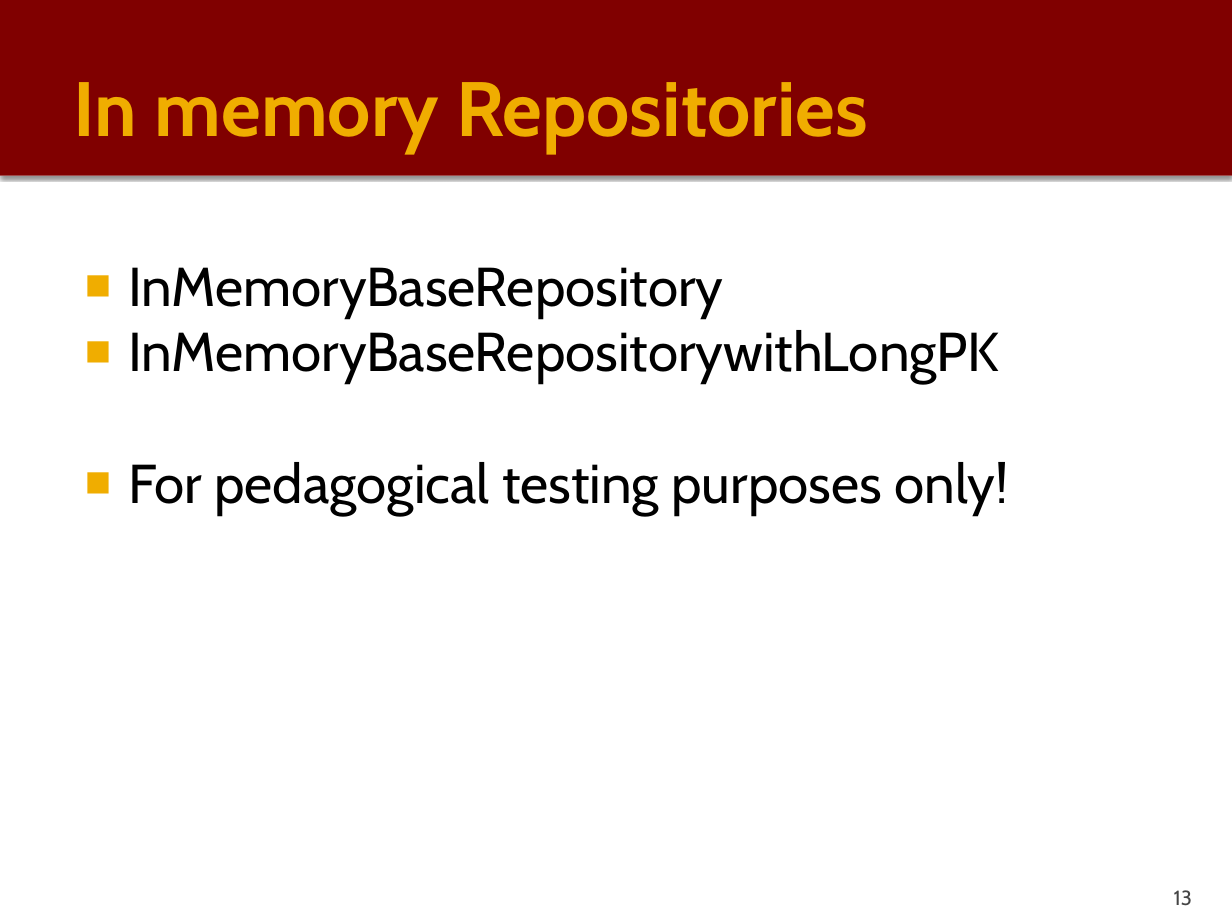
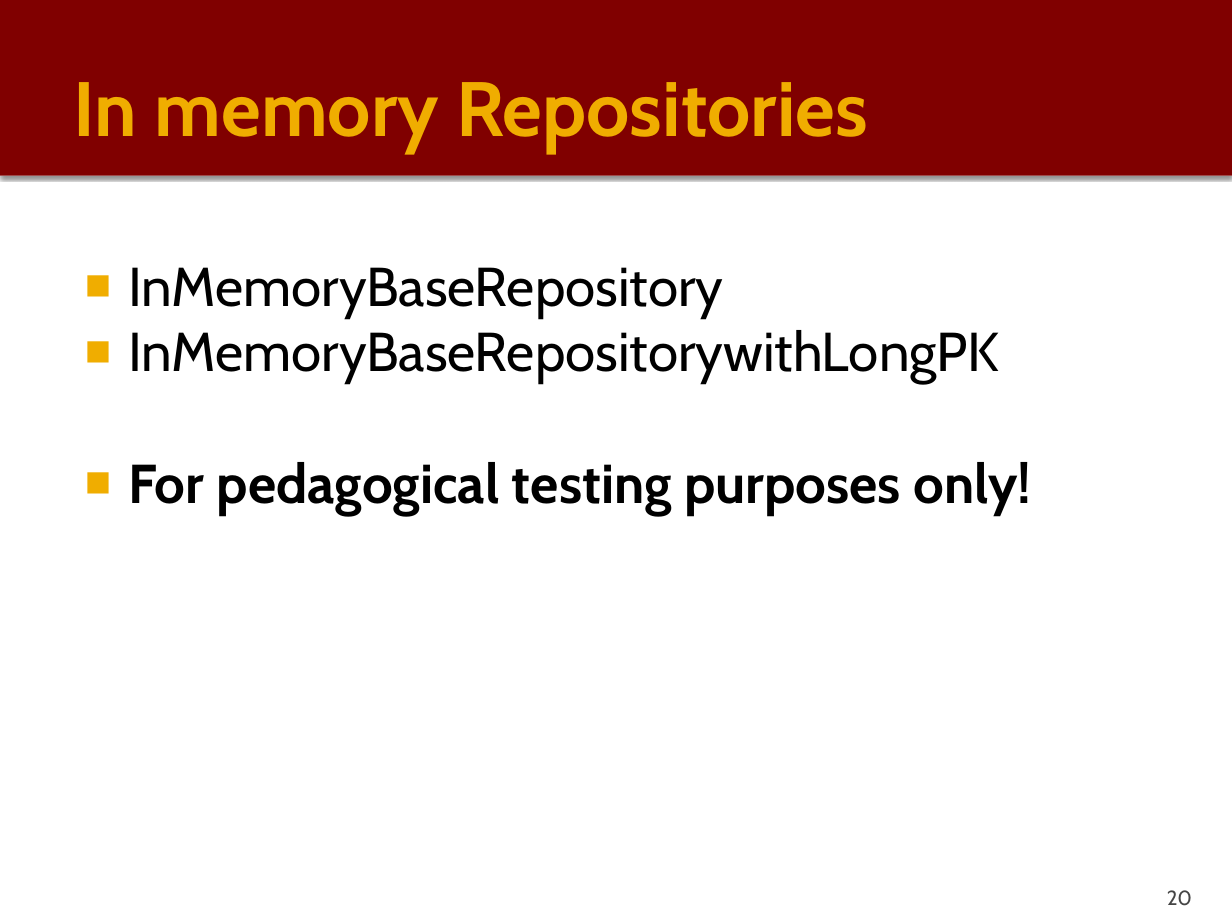
Before and after one commit to PauloGandraSousa/eapliframework, a slide deck: slide 20 of documentation/eapli.framework-Tech-Description.pptx (slide 13 before the commit). Drawn at 1232x924 pixels with LibreOffice and Linux fonts; fonts in the diff are those of the drawing. Boxes give left, top, right and bottom in pixels: in the first picture for what was removed or moved away, otherwise in the second. Text is boxed around its words. In the diff, an @@ line names an element or a change of style, - is before the commit and + after.

```diff
--- a/documentation/eapli.framework-Tech-Description.pptx
+++ b/documentation/eapli.framework-Tech-Description.pptx
@@ text at (128,462,1031,516): bold on in "For pedagogical testing purposes only!" @@
@@ page number at (1167,890,1192,906): text changed @@
-13
+20
```
Also in this commit, not shown: 10 other slides changed, 15 slides added, 3 slides removed, 5 other files.
